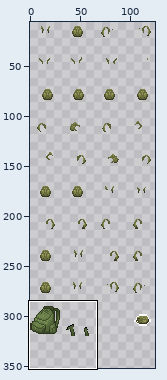
One commit to this sprite sheet: asset/images/equipment/backpack/hunter_backpack.png. Above: a wide view before the commit, with the close-up outlined.
Close-up. Before the edit:
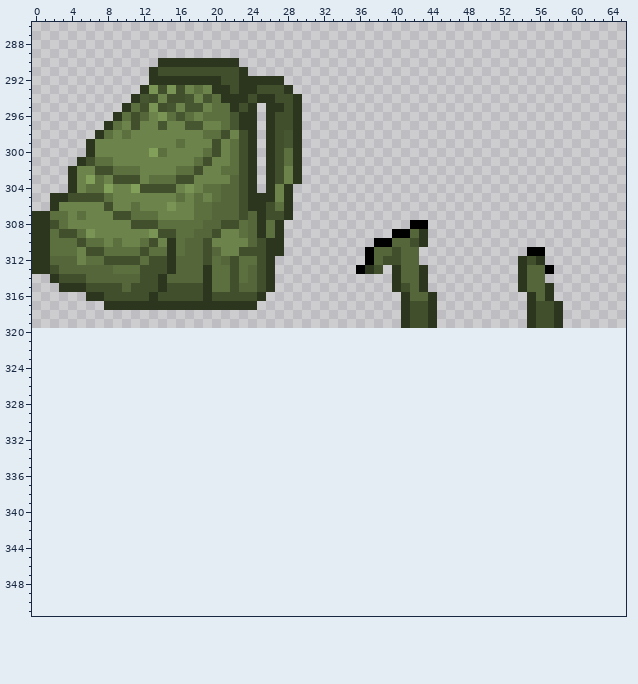
The file is 128x320 pixels. Colours within 5 levels of each other are drawn and written as one. Shown: x 0..65, y 286..351. The old version is drawn lined up with the new one, on the new canvas. The wide view leaves out empty margins.
Once edited:
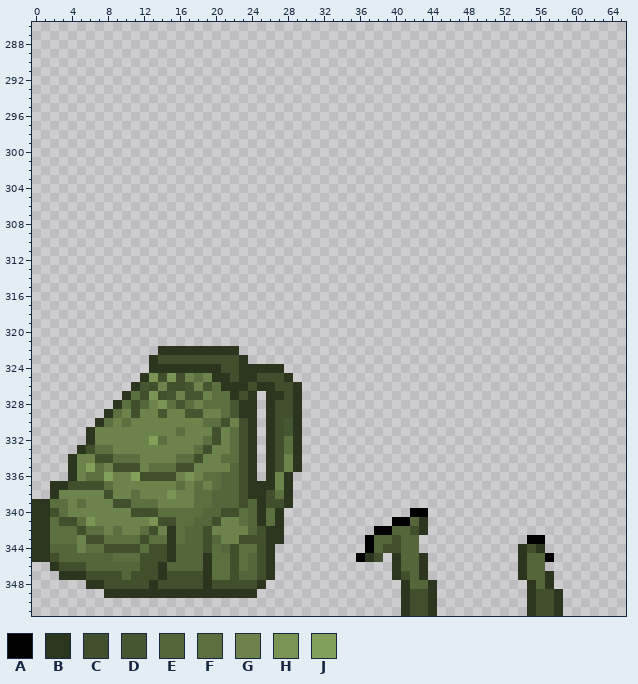
Palette (. is transparent): A #000000  B #2c361f  C #414f2d  D #465631  E #54663a  F #5b6f3f  G #6c844b  H #799454  J #83a05b
The exact change:
canvas 128x320 -> 128x352
y 290: x 14..22 BBBBBBBBB -> .........
y 291: x 13..23 BCCCCCCCCCB -> ...........
y 292: x 13..27 BBBBBBBBCCBBBBB -> ...............
y 293: x 12..28 BHCHCGFGBBCBBCCCB -> .................
y 294: x 11..29 BDCGCCDGDFBBBCBBCCB -> ...................
y 295: x 10..24 BFCHCDGDDGFFBCB -> ...............; x 26..29 BBCB -> ....
y 296: x 9..24 BFCEGHFDFGFFFDBB -> ................; x 26..29 BCCB -> ....
y 297: x 8..24 BFGCGGDGGDDGGFDBB -> .................; x 26..29 BCCB -> ....
y 298: x 7..24 BFGFGGGGGGGGFFCGCB -> ..................; x 26..29 BCDB -> ....
y 299: x 6..24 BGGGGGGGGGFGGGCGFCB -> ...................; x 26..29 BCDB -> ....
y 300: x 6..24 BGGGGGGJFGGGGFCGFCB -> ...................; x 26..29 BCFB -> ....
y 301: x 5..24 BCFFGGGGGGGGGFCGGFCB -> ....................; x 26..29 BCFB -> ....
y 302: x 4..24 BGGCCFFFGGGGFFCGGFFCB -> .....................; x 26..29 BCGB -> ....
y 303: x 4..24 BGJFGCCCGFFFCCGGGGECB -> .....................; x 26..29 BCGB -> ....
y 304: x 4..24 BGFFJGGJCCCCGHGFFEECB -> .....................; x 26..28 BGB -> ...
y 305: x 2..28 BBCCCCFGGGGGGGFGFGFEECBBBGB -> ...........................
y 306: x 2..28 BGGGGGCGGFGGGHGGFFEEECBBCFB -> ...........................
y 307: x 0..28 BBFFGFGGGCCFFFGGGGFFEEECEBCCB -> .............................
y 308: x 0..27 BBCFGGGGGGGCCCFFFFFEECCFEBFB -> ............................; x 42..43 AA -> ..
y 309: x 0..27 BBFCCFHGGGGGGHCCFFEECGGFEBFB -> ............................; x 40..43 AAEB -> ....
y 310: x 0..27 BBFFFCFFGFGGFCGBFEECGGGGECBB -> ............................; x 38..43 AAEECB -> ......
y 311: x 0..27 BBFFFGCCFFFFCFFBFEECEGGCCCBB -> ............................; x 37..42 AEECEE -> ......; x 55..56 AA -> ..
y 312: x 0..26 BBEEEGFFCCCCFCCBEEECFECFFCB -> ...........................; x 37..42 AECCEE -> ......; x 54..56 BCB -> ...
y 313: x 0..26 BBCEEEEEEFFFCCCBEEEBFFCFECB -> ...........................; x 36..38 ABC -> ...; x 40..43 BEEB -> ....; x 54..57 BEEA -> ....
y 314: x 2..26 BCCCEEEEEECCBEEEEBFFCFECB -> .........................; x 40..43 BEEB -> ....; x 54..56 BEE -> ...
y 315: x 3..26 BBBCCCCECCCBCCCCBFFCEECB -> ........................; x 40..43 BCEB -> ....; x 54..57 BEEB -> ....
y 316: x 6..25 BBCCCCCBCCCCCBCCCCCB -> ....................; x 41..44 BEEB -> ....; x 55..57 BEB -> ...
y 317: x 8..24 BBBBBBBBBBBBBBBBB -> .................; x 41..44 BCCB -> ....; x 55..58 BCCB -> ....
y 318..319: x 41..44 BCCB -> ....; x 55..58 BCCB -> ....
y 322: x 14..22 ......... -> BBBBBBBBB
y 323: x 13..23 ........... -> BCCCCCCCCCB
y 324: x 13..27 ............... -> BBBBBBBBCCBBBBB
y 325: x 12..28 ................. -> BHCHCGFGBBCBBCCCB
y 326: x 11..29 ................... -> BDCGCCDGDFBBBCBBCCB
y 327: x 10..24 ............... -> BFCHCDGDDGFFBCB; x 26..29 .... -> BBCB
y 328: x 9..24 ................ -> BFCEGHFDFGFFFDBB; x 26..29 .... -> BCCB
y 329: x 8..24 ................. -> BFGCGGDGGDDGGFDBB; x 26..29 .... -> BCCB
y 330: x 7..24 .................. -> BFGFGGGGGGGGFFCGCB; x 26..29 .... -> BCDB
y 331: x 6..24 ................... -> BGGGGGGGGGFGGGCGFCB; x 26..29 .... -> BCDB
y 332: x 6..24 ................... -> BGGGGGGJFGGGGFCGFCB; x 26..29 .... -> BCFB
y 333: x 5..24 .................... -> BCFFGGGGGGGGGFCGGFCB; x 26..29 .... -> BCFB
y 334: x 4..24 ..................... -> BGGCCFFFGGGGFFCGGFFCB; x 26..29 .... -> BCGB
y 335: x 4..24 ..................... -> BGJFGCCCGFFFCCGGGGECB; x 26..29 .... -> BCGB
y 336: x 4..24 ..................... -> BGFFJGGJCCCCGHGFFEECB; x 26..28 ... -> BGB
y 337: x 2..28 ........................... -> BBCCCCFGGGGGGGFGFGFEECBBBGB
y 338: x 2..28 ........................... -> BGGGGGCGGFGGGHGGFFEEECBBCFB
y 339: x 0..28 ............................. -> BBFFGFGGGCCFFFGGGGFFEEECEBCCB
y 340: x 0..27 ............................ -> BBCFGGGGGGGCCCFFFFFEECCFEBFB; x 42..43 .. -> AA
y 341: x 0..27 ............................ -> BBFCCFHGGGGGGHCCFFEECGGFEBFB; x 40..43 .... -> AAEB
y 342: x 0..27 ............................ -> BBFFFCFFGFGGFCGBFEECGGGGECBB; x 38..43 ...... -> AAEECB
y 343: x 0..27 ............................ -> BBFFFGCCFFFFCFFBFEECEGGCCCBB; x 37..42 ...... -> AEECEE; x 55..56 .. -> AA
y 344: x 0..26 ........................... -> BBEEEGFFCCCCFCCBEEECFECFFCB; x 37..42 ...... -> AECCEE; x 54..56 ... -> BCB
y 345: x 0..26 ........................... -> BBCEEEEEEFFFCCCBEEEBFFCFECB; x 36..38 ... -> ABC; x 40..43 .... -> BEEB; x 54..57 .... -> BEEA
y 346: x 2..26 ......................... -> BCCCEEEEEECCBEEEEBFFCFECB; x 40..43 .... -> BEEB; x 54..56 ... -> BEE
y 347: x 3..26 ........................ -> BBBCCCCECCCBCCCCBFFCEECB; x 40..43 .... -> BCEB; x 54..57 .... -> BEEB
y 348: x 6..25 .................... -> BBCCCCCBCCCCCBCCCCCB; x 41..44 .... -> BEEB; x 55..57 ... -> BEB
y 349: x 8..24 ................. -> BBBBBBBBBBBBBBBBB; x 41..44 .... -> BCCB; x 55..58 .... -> BCCB
y 350..351: x 41..44 .... -> BCCB; x 55..58 .... -> BCCB
